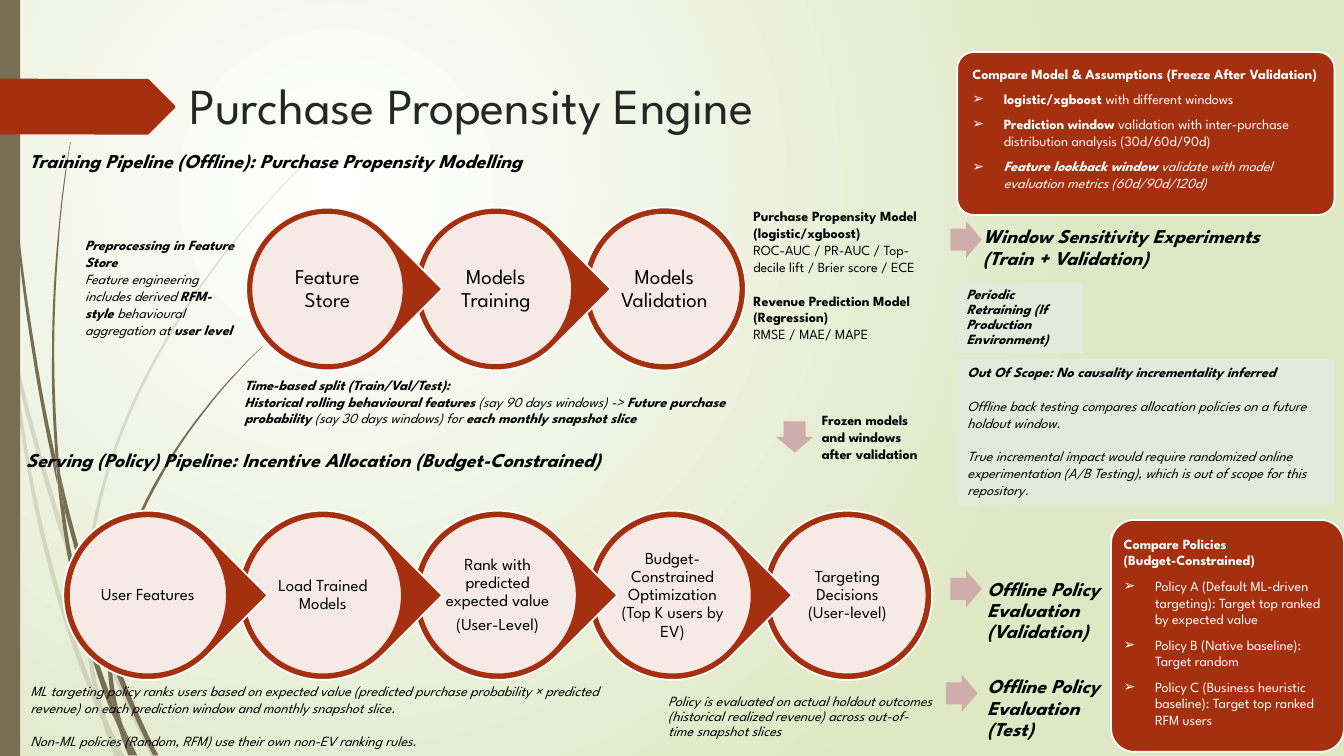
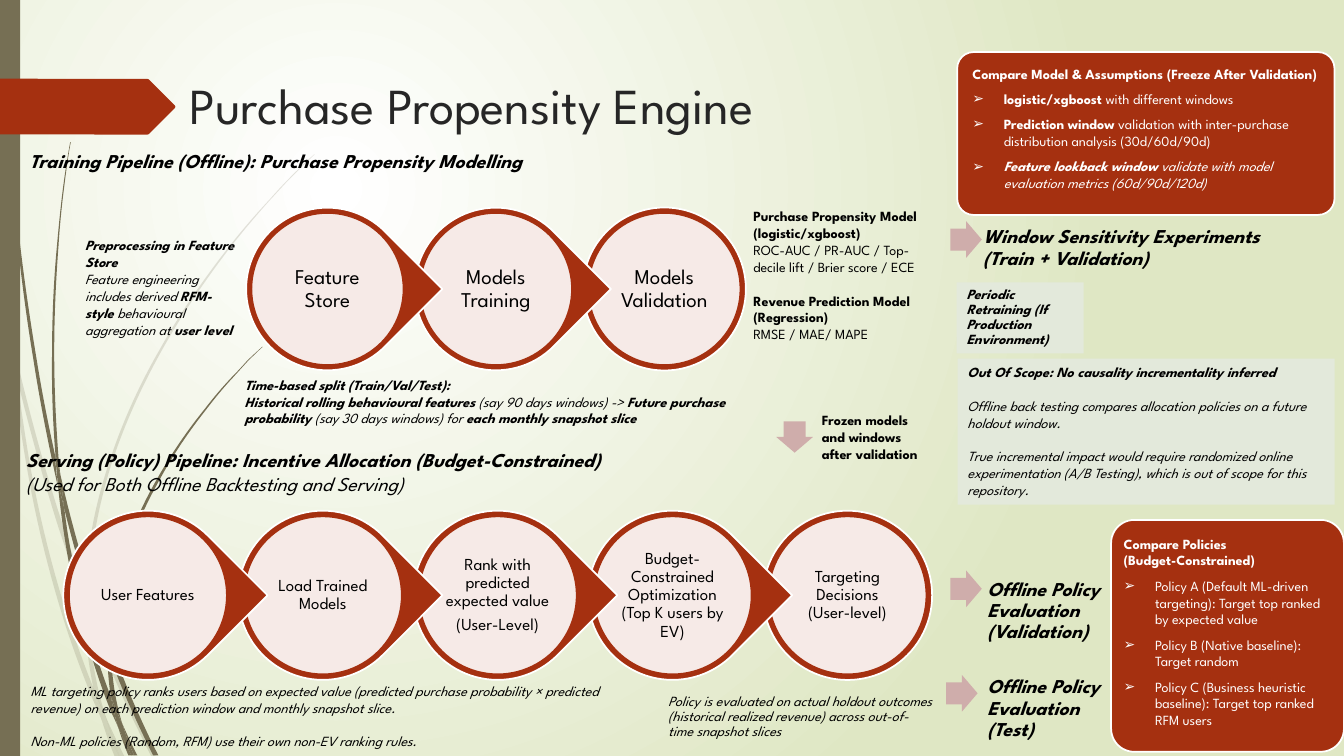
Before and after one commit to Phrey001/mle-marketplace-growth, a slide deck: slide 4 of docs/architecture.pptx. Drawn at 1344x756 pixels with LibreOffice and Linux fonts; fonts in the diff are those of the drawing. Boxes give left, top, right and bottom in pixels: in the first picture for what was removed or moved away, otherwise in the second. Text is boxed around its words. In the diff, an @@ line names an element or a change of style, - is before the commit and + after.

Commit message:
clarify training/serving split for purchase propensity and added policy scoring slide

```diff
--- a/docs/architecture.pptx
+++ b/docs/architecture.pptx
@@ text at [26, 471, 404, 498]: paragraph added @@
+  (Used for Both Offline Backtesting and Serving)
```
Also in this commit, not shown: 1 other slide changed, 1 slide added, 30 other files.
